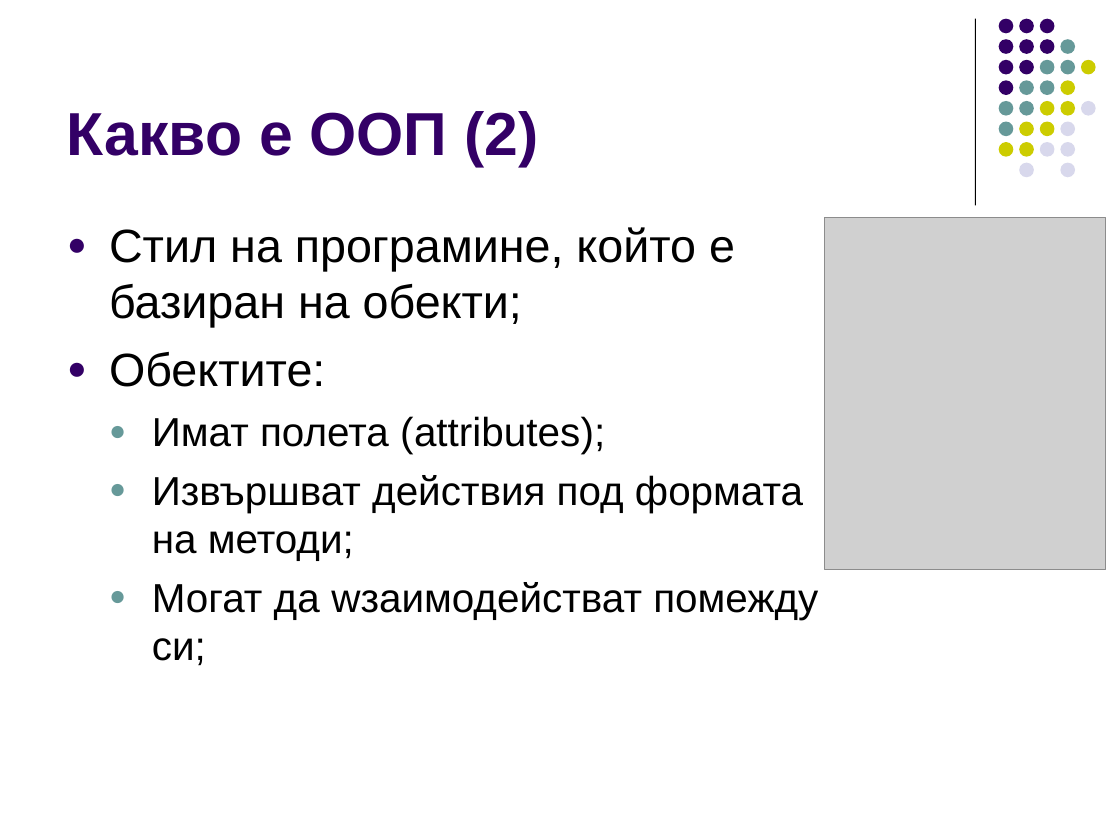
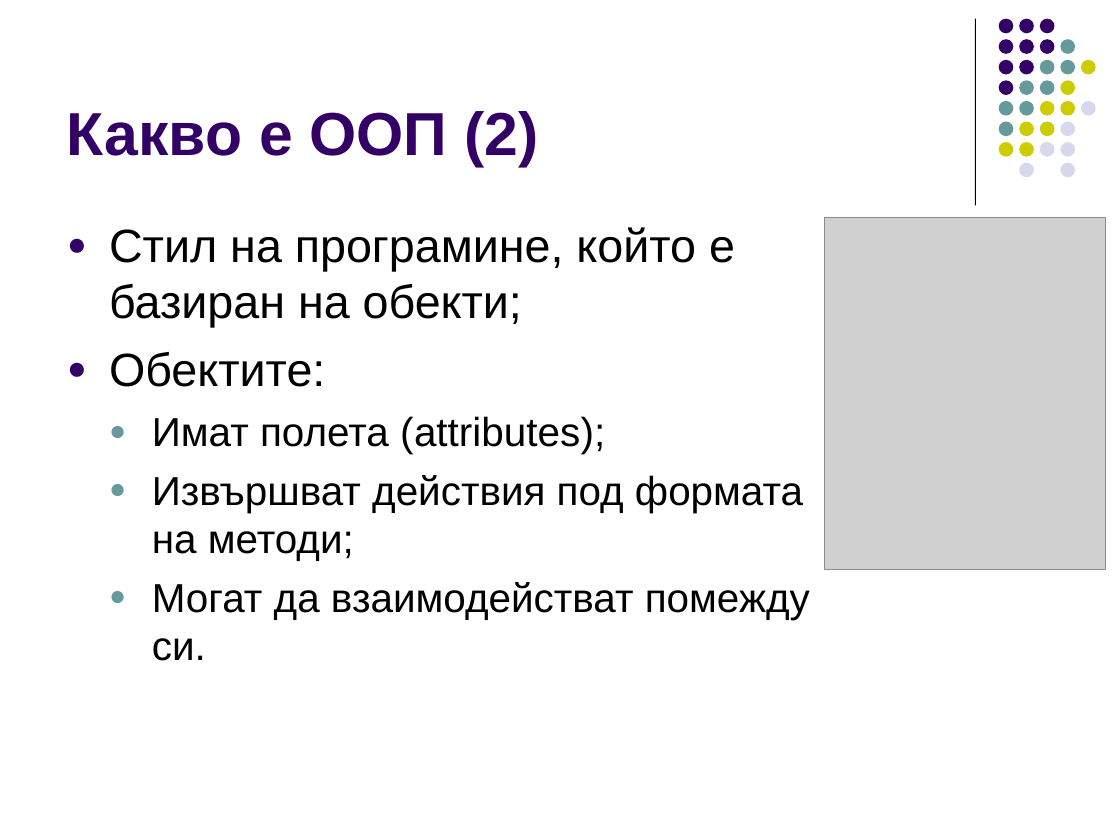
Before and after one commit to ivorusev/startup-factory-java-course, a slide deck: slide 3 of 2-OOP.ppt. Drawn at 1120x840 pixels with LibreOffice and Linux fonts; fonts in the diff are those of the drawing; grey boxes stand for pictures. Boxes give left, top, right and bottom in pixels: in the first picture for what was removed or moved away, otherwise in the second. Text is boxed around its words. In the diff, an @@ line names an element or a change of style, - is before the commit and + after.

```diff
--- a/2-OOP.ppt
+++ b/2-OOP.ppt
@@ text at [152,582,810,661]: text changed @@
-  ● Могат да wзаимодействат помежду си;
+  ● Могат да взаимодействат помежду си.
```
Also in this commit, not shown: 5 other slides changed, 1 slide added.
